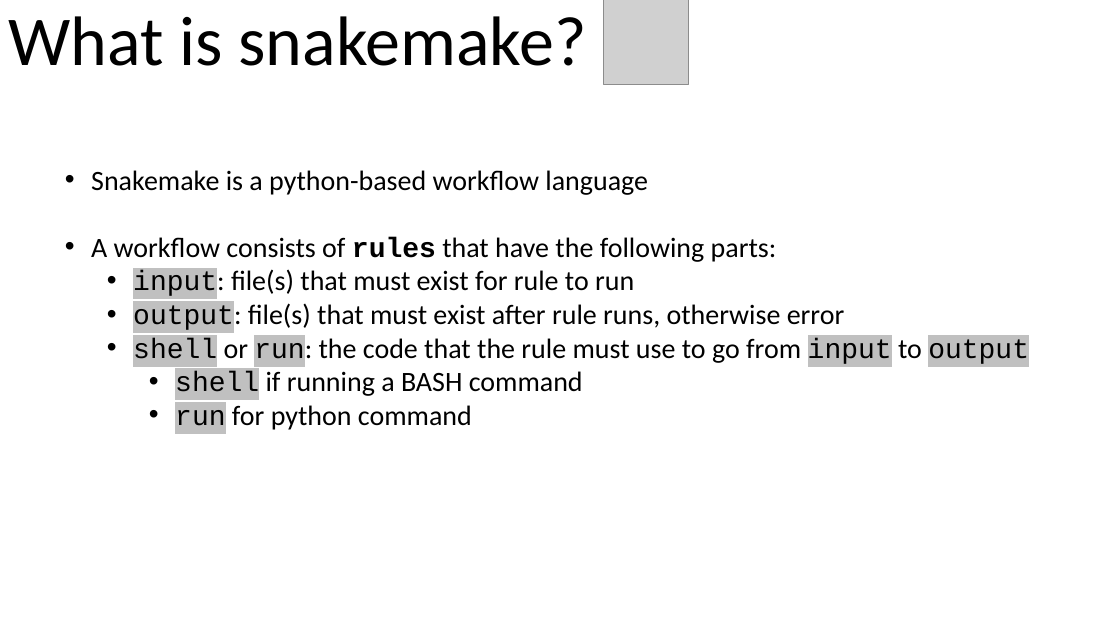
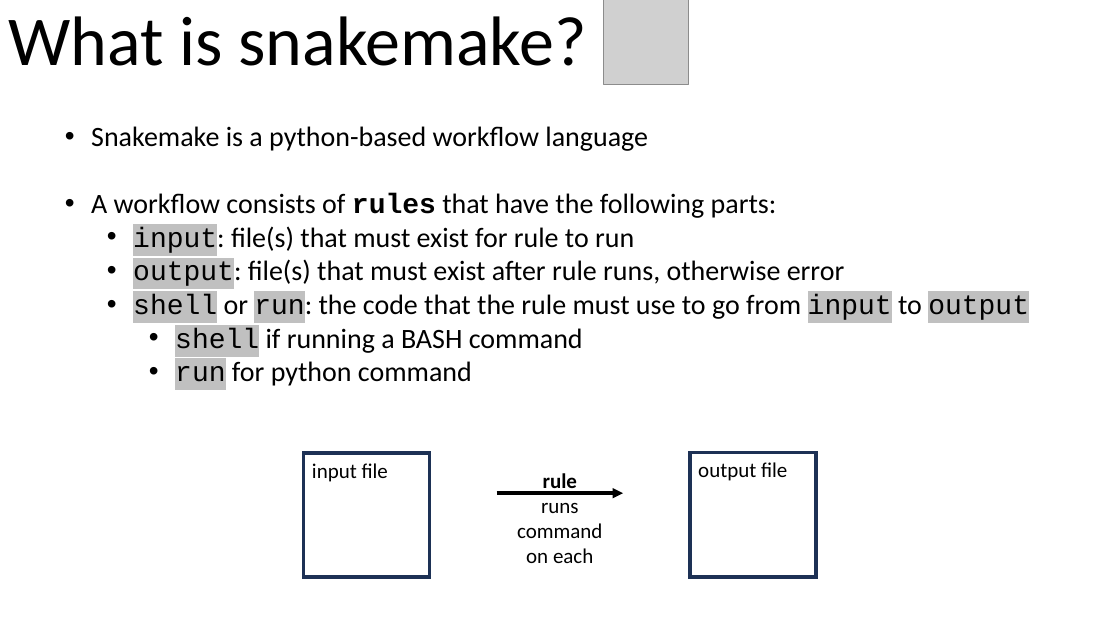
Before and after one commit to brian-arnold/intro_compbio_workflows_2024, a slide deck: slide 2 of slides/part2_snakemake.pptx. Drawn at 1120x630 pixels with LibreOffice and Linux fonts; fonts in the diff are those of the drawing; grey boxes stand for pictures. Boxes give left, top, right and bottom in pixels: in the first picture for what was removed or moved away, otherwise in the second. Text is boxed around its words. In the diff, an @@ line names an element or a change of style, - is before the commit and + after.

```diff
--- a/slides/part2_snakemake.pptx
+++ b/slides/part2_snakemake.pptx
@@ text "Snakemake is a python-based workflow ...": place and size @@
-text "Snakemake is a python-based workflow ..." at [91, 170, 1029, 430]
+text "Snakemake is a python-based workflow ..." at [91, 126, 1029, 386]
@@ rectangle added at [304, 453, 430, 577], fill #FFFFFF, outline #1E3256 3 pt @@
@@ text added at [312, 463, 388, 482], 18 pt, text #000000 @@
+input file
@@ text added at [517, 473, 602, 563], 18 pt, text #000000 @@
+rule
+runs command on each
@@ rectangle added at [690, 453, 816, 577], fill #FFFFFF, outline #1E3256 3 pt @@
@@ text added at [698, 462, 787, 481], 18 pt, text #000000 @@
+output file
@@ arrow added from (497, 493) to (623, 493), #000000 3 pt @@
```
Also in this commit, not shown: 4 other slides changed, 2 slides added, 1 slide removed.
